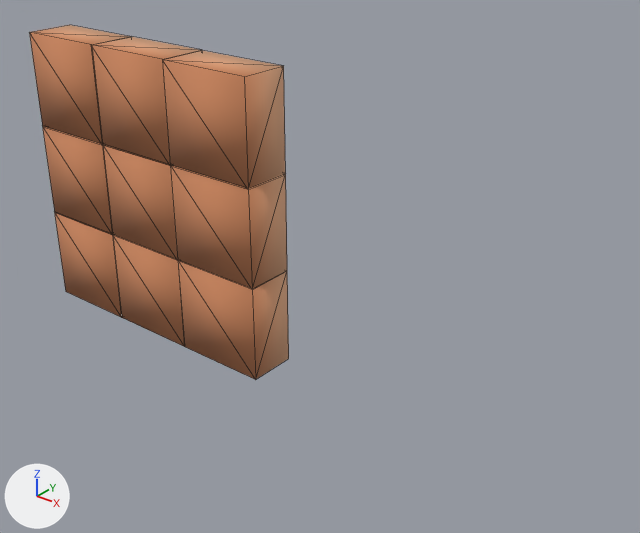
One commit to the OBJ model data/scene/block/block.obj: the scene before it, then after it.
One viewpoint serves both versions: a 50 mm camera at (7.55, -5.33, 3.28) aimed at (2.94, 0.44, -0.29). The axes (+X, +Y, +Z) are drawn at lower left. The lights are the same throughout. Mesh edges are drawn as thin lines. Where no turn or scale is listed for an object, it has been applied to the vertices.

Objects in the first picture: 'block.002'.
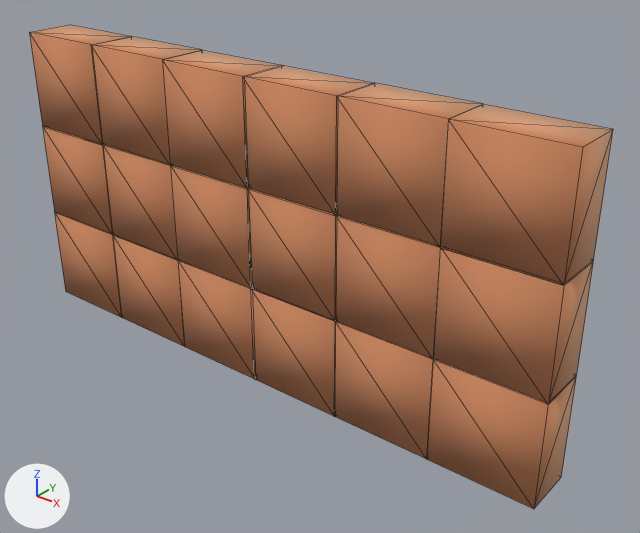
Pixel boxes [x1, y1, x2, y2] of what changed, in the pictures (640 x 533 px):
'block.002', reshaped (124% wider, 36% taller): before [29, 25, 289, 380]; after [29, 25, 613, 509]
part 1 of me_block_002, added (brown): after [247, 188, 337, 322]
part 2 of me_block_002, added (orange): after [335, 83, 483, 246]
part 3 of me_block_002, added (orange): after [440, 104, 613, 285]
part 4 of me_block_002, added (orange): after [242, 66, 373, 215]
part 5 of me_block_002, added (brown): after [336, 215, 440, 359]
part 6 of me_block_002, added (brown): after [433, 248, 594, 404]
part 7 of me_block_002, added (brown): after [335, 321, 433, 459]
part 8 of me_block_002, added (brown): after [250, 289, 335, 416]
part 9 of me_block_002, added (brown): after [426, 359, 576, 509]

The change, as a list of edits to the scene's bpy script:
```text
Change me_block_002:
    used by ob_block_002; location = (0.0, 0.0, 0.0)
    remove me_block_002.from_pydata(...)  # 72 vertices, 108 faces; spans x -0.5..2.49, y 0.0..0.5, z -1.49..1.49
    add me_block_002.from_pydata(...)  # 144 vertices, 216 faces; spans x -0.5..5.45, y 0.0..0.5, z -1.49..1.49
    me_block_002 part 1: a new loose piece, a box spanning x 2.46..3.46, y 0.0..0.5, z -0.5..0.5, in mat_colormap_027 (picture img_colormap_png)
    me_block_002 part 2: a new loose piece, a box spanning x 3.45..4.45, y 0.0..0.5, z 0.49..1.49, in mat_colormap_027 (picture img_colormap_png)
    me_block_002 part 3: a new loose piece, a box spanning x 4.45..5.45, y 0.0..0.5, z 0.48..1.48, in mat_colormap_027 (picture img_colormap_png)
    me_block_002 part 4: a new loose piece, a box spanning x 2.46..3.46, y 0.0..0.5, z 0.48..1.48, in mat_colormap_027 (picture img_colormap_png)
    me_block_002 part 5: a new loose piece, a box spanning x 3.45..4.45, y 0.0..0.5, z -0.5..0.5, in mat_colormap_027 (picture img_colormap_png)
    me_block_002 part 6: a new loose piece, a box spanning x 4.45..5.45, y 0.0..0.5, z -0.5..0.5, in mat_colormap_027 (picture img_colormap_png)
    me_block_002 part 7: a new loose piece, a box spanning x 3.45..4.45, y 0.0..0.5, z -1.49..-0.49, in mat_colormap_027 (picture img_colormap_png)
    me_block_002 part 8: a new loose piece, a box spanning x 2.46..3.46, y 0.0..0.5, z -1.49..-0.49, in mat_colormap_027 (picture img_colormap_png)
    me_block_002 part 9: a new loose piece, a box spanning x 4.45..5.45, y 0.0..0.5, z -1.49..-0.49, in mat_colormap_027 (picture img_colormap_png)
```
